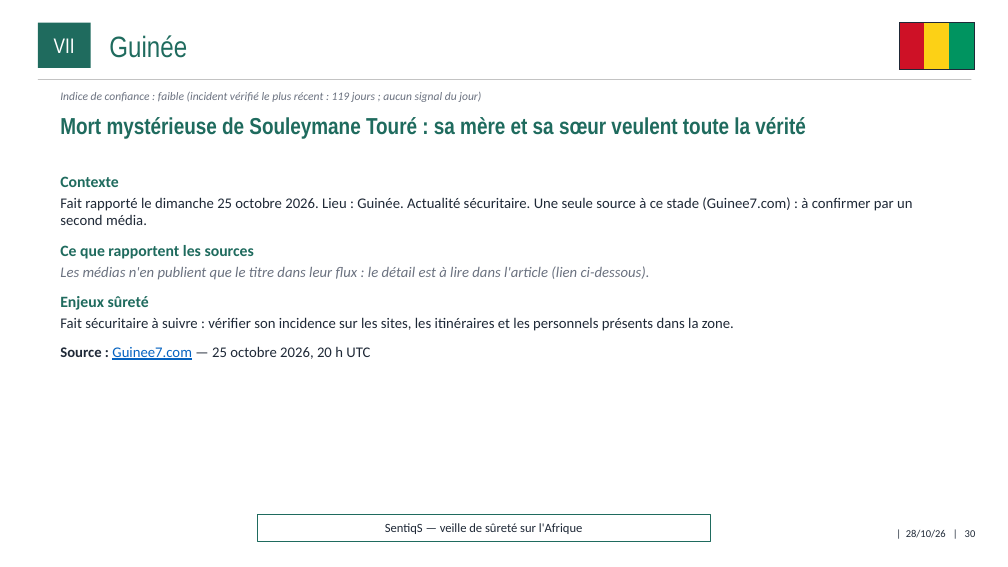
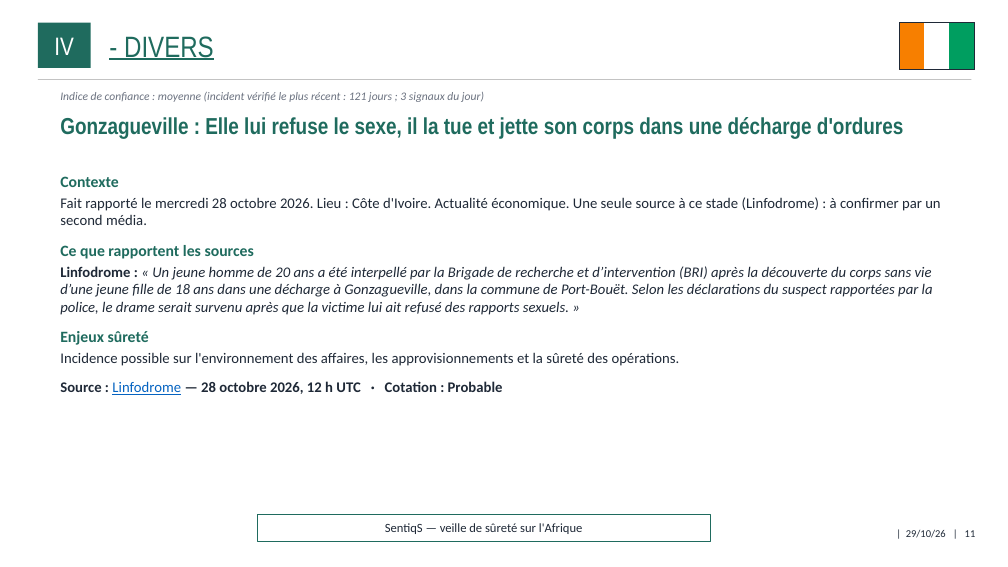
Before and after one commit to ytl1-ops/SentiqS, a slide deck: slide 11 of web/rapports/mensuel/2026-10.pptx (slide 30 before the commit). Drawn at 1008x567 pixels with LibreOffice and Linux fonts; fonts in the diff are those of the drawing. Boxes give left, top, right and bottom in pixels: in the first picture for what was removed or moved away, otherwise in the second. Text is boxed around its words. In the diff, an @@ line names an element or a change of style, - is before the commit and + after.

```diff
--- a/web/rapports/mensuel/2026-10.pptx
+++ b/web/rapports/mensuel/2026-10.pptx
@@ rectangle at box(900, 23, 925, 70): fill #CE1126 to #F77F00; outline #CE1126 1 pt to #F77F00 1 pt @@
@@ rectangle at box(925, 23, 950, 70): fill #FCD116 to #FFFFFF; outline #FCD116 1 pt to #FFFFFF 1 pt @@
@@ rectangle at box(950, 23, 975, 70): fill #009460 to #009E60; outline #009460 1 pt to #009E60 1 pt @@
@@ text in rectangle at box(54, 37, 74, 55): text changed; size 20 to 24 pt @@
-VII
+IV
@@ text at box(124, 36, 214, 60): text changed @@
-Guinée
+- DIVERS
@@ text at box(60, 92, 484, 102): text changed @@
-Indice de confiance : faible (incident vérifié le plus récent : 119 jours ; aucun signal du jour)
+Indice de confiance : moyenne (incident vérifié le plus récent : 121 jours ; 3 signaux du jour)
@@ text at box(60, 117, 903, 139): text changed @@
-Mort mystérieuse de Souleymane Touré : sa mère et sa sœur veulent toute la vérité
+Gonzagueville : Elle lui refuse le sexe, il la tue et jette son corps dans une décharge d'ordures
@@ text at box(60, 197, 940, 225): text changed @@
-Fait rapporté le dimanche 25 octobre 2026. Lieu : Guinée. Actualité sécuritaire. Une seule source à ce stade (Guinee7.com) : à confirmer par un second média.
+Fait rapporté le mercredi 28 octobre 2026. Lieu : Côte d'Ivoire. Actualité économique. Une seule source à ce stade (Linfodrome) : à confirmer par un second média.
@@ text at box(60, 266, 933, 315): text changed; text colour #6B7280 to #1F2937 @@
-Les médias n'en publient que le titre dans leur flux : le détail est à lire dans l'article (lien ci-dessous).
+Linfodrome : « Un jeune homme de 20 ans a été interpellé par la Brigade de recherche et d’intervention (BRI) après la découverte du corps sans vie d’une jeune fille de 18 ans dans une décharge à Gonzagueville, dans la commune de Port-Bouët. Selon les déclarations du suspect rapportées par la police, le drame serait survenu après que la victime lui ait refusé des rapports sexuels. »
@@ text at box(60, 352, 680, 395): text changed @@
-Fait sécuritaire à suivre : vérifier son incidence sur les sites, les itinéraires et les personnels présents dans la zone.
-Source : Guinee7.com — 25 octobre 2026, 20 h UTC
+Incidence possible sur l'environnement des affaires, les approvisionnements et la sûreté des opérations.
+Source : Linfodrome — 28 octobre 2026, 12 h UTC · Cotation : Probable
@@ text at box(906, 530, 976, 538): text changed @@
-| 28/10/26 | 30
+| 29/10/26 | 11
```
Also in this commit, not shown: 37 other slides changed, 3 slides added, 1 slide removed, 10 other files.
